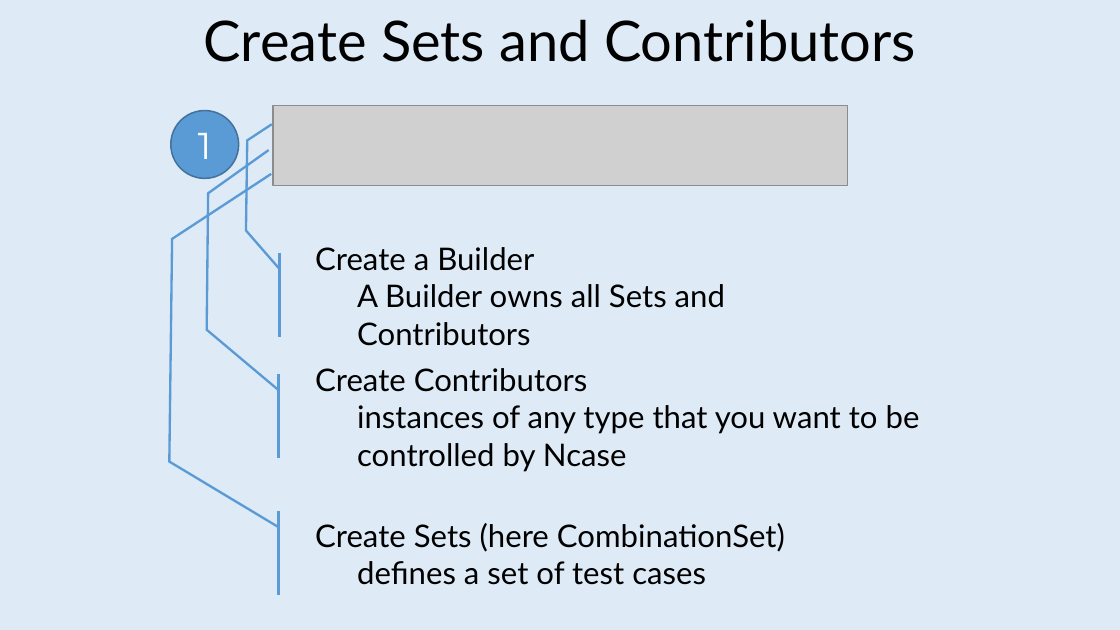
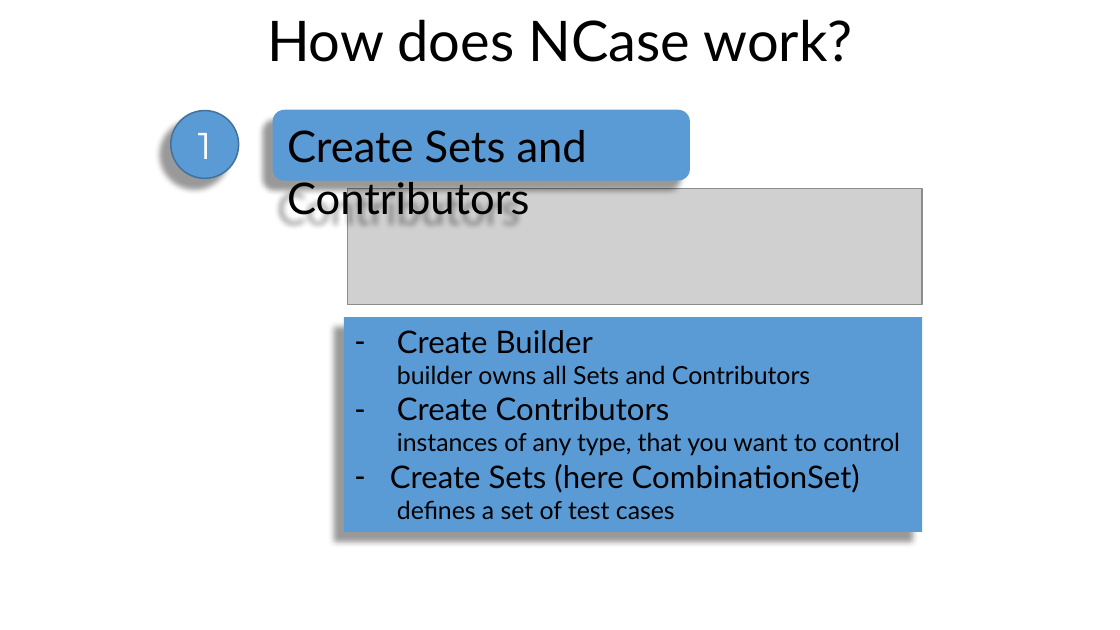
Before and after one commit to jeromerg/NCase, a slide deck: slide 16 of src/Documentation/Slides/Slides.pptx (slide 15 before the commit). Drawn at 1120x630 pixels with LibreOffice and Linux fonts; fonts in the diff are those of the drawing; grey boxes stand for pictures; background and template pictures are left out. Boxes give left, top, right and bottom in pixels: in the first picture for what was removed or moved away, otherwise in the second. Text is boxed around its words. In the diff, an @@ line names an element or a change of style, - is before the commit and + after.

```diff
--- a/src/Documentation/Slides/Slides.pptx
+++ b/src/Documentation/Slides/Slides.pptx
@@ background #DEEBF7 to picture (left out) @@
@@ text added at (267,19,853,62), 36 pt, text #000000 @@
+How does NCase work?
@@ ellipse "1" at (170,111,239,179): shadow on @@
@@ rounded rectangle "Create Sets and Contributors": place and size @@
-rounded rectangle "Create Sets and Contributors" at (204,19,916,62)
+rounded rectangle "Create Sets and Contributors" at (272,110,690,180)
@@ rounded rectangle "Create Sets and Contributors" at (272,110,690,180): size 36 to 28 pt; alignment centre to left; fill none to #5B9BD5; shadow on @@
@@ picture removed at (273,105,848,185) @@
@@ picture added at (347,189,922,305) @@
@@ accent callout removed at (305,253,893,337) @@
-Create a Builder
-  A Builder owns all Sets and Contributors
@@ rectangle added at (344,317,922,532), fill #5B9BD5, 16 pt, text #000000 @@
+– Create Builder
+  builder owns all Sets and Contributors
+– Create Contributors
+  instances of any type, that you want to control
+– Create Sets (here CombinationSet)
+  defines a set of test cases
@@ accent callout removed at (305,374,978,458) @@
-Create Contributors
-  instances of any type that you want to be controlled by Ncase
@@ accent callout removed at (305,512,978,596) @@
-Create Sets (here CombinationSet)
-  defines a set of test cases
```
Also in this commit, not shown: 6 other slides changed, 3 slides added, 1 slide removed, 3 other files.
